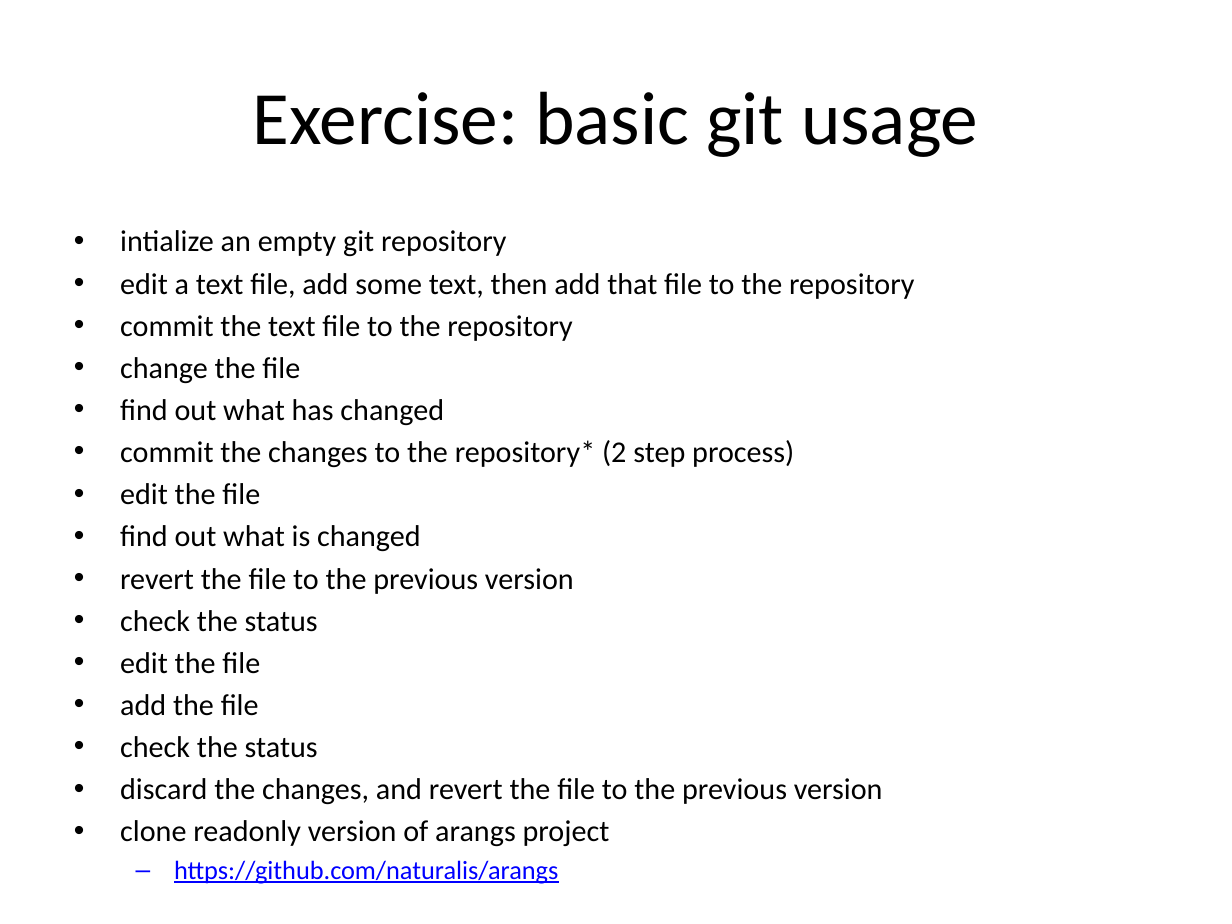
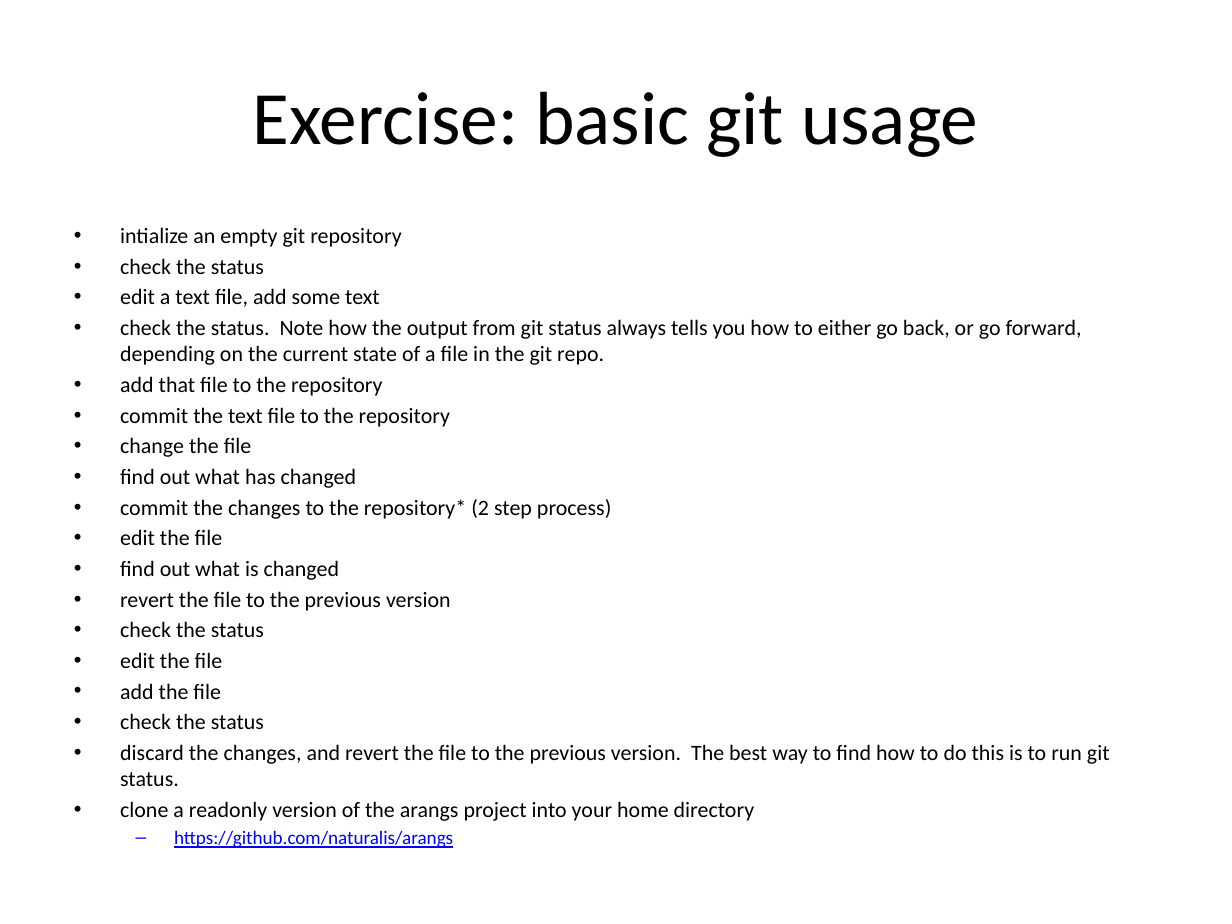
Before and after one commit to naturalis/arangs, a slide deck: slide 13 of doc/slides/day2/session3/RCS.pptx. Drawn at 1232x924 pixels with LibreOffice and Linux fonts; fonts in the diff are those of the drawing. Boxes give left, top, right and bottom in pixels: in the first picture for what was removed or moved away, otherwise in the second. Text is boxed around its words. In the diff, an @@ line names an element or a change of style, - is before the commit and + after.

```diff
--- a/doc/slides/day2/session3/RCS.pptx
+++ b/doc/slides/day2/session3/RCS.pptx
@@ text at [120, 227, 611, 729]: size 17.6 to 12.8 pt in "intialize an empty git repository", "commit the text file to the repository", "change the file", "find out what has changed" and 8 more places; size 15.4 to 11.2 pt in "https://github.com/naturalis/arangs" @@
@@ text at [120, 258, 1082, 396]: text changed; size 17.6 to 12.8 pt @@
-• edit a text file, add some text, then add that file to the repository
+• check the status
+• edit a text file, add some text
+• check the status. Note how the output from git status always tells you how to either go back, or go forward, depending on the current state of a file in the git repo.
+• add that file to the repository
@@ text at [120, 744, 1110, 821]: text changed; size 17.6 to 12.8 pt @@
-• discard the changes, and revert the file to the previous version
-• clone readonly version of arangs project
+• discard the changes, and revert the file to the previous version. The best way to find how to do this is to run git status.
+• clone a readonly version of the arangs project into your home directory
```
Also in this commit, not shown: 1 other slide changed, 4 other files.
